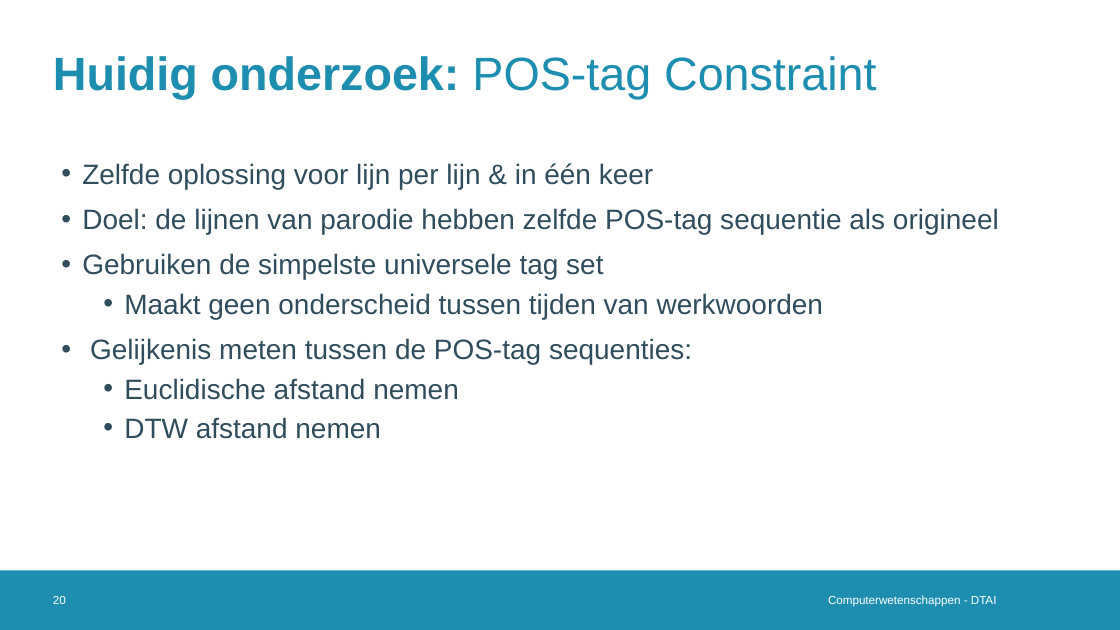
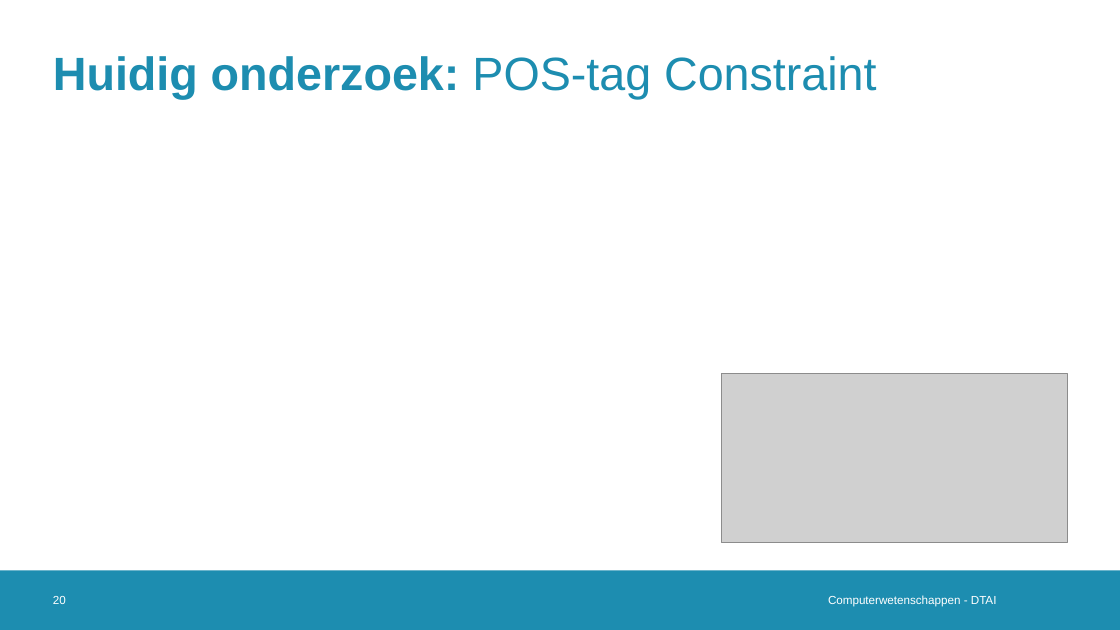
Before and after one commit to Alintermans/Thesis, a slide deck: slide 20 of Presentations/Third Intermediate Presentation/Presentation.pptx. Drawn at 1120x630 pixels with LibreOffice and Linux fonts; fonts in the diff are those of the drawing; grey boxes stand for pictures; background and template pictures are left out. Boxes give left, top, right and bottom in pixels: in the first picture for what was removed or moved away, otherwise in the second. Text is boxed around its words. In the diff, an @@ line names an element or a change of style, - is before the commit and + after.

```diff
--- a/Presentations/Third Intermediate Presentation/Presentation.pptx
+++ b/Presentations/Third Intermediate Presentation/Presentation.pptx
@@ text removed at box(82, 163, 999, 439) @@
-• Zelfde oplossing voor lijn per lijn & in één keer
-• Doel: de lijnen van parodie hebben zelfde POS-tag sequentie als origineel
-• Gebruiken de simpelste universele tag set
-  • Maakt geen onderscheid tussen tijden van werkwoorden
-• Gelijkenis meten tussen de POS-tag sequenties:
-  • Euclidische afstand nemen
-  • DTW afstand nemen
@@ picture added at box(722, 374, 1067, 543) @@
```
Also in this commit, not shown: 12 other slides changed, 1 slide removed, 2 other files.
